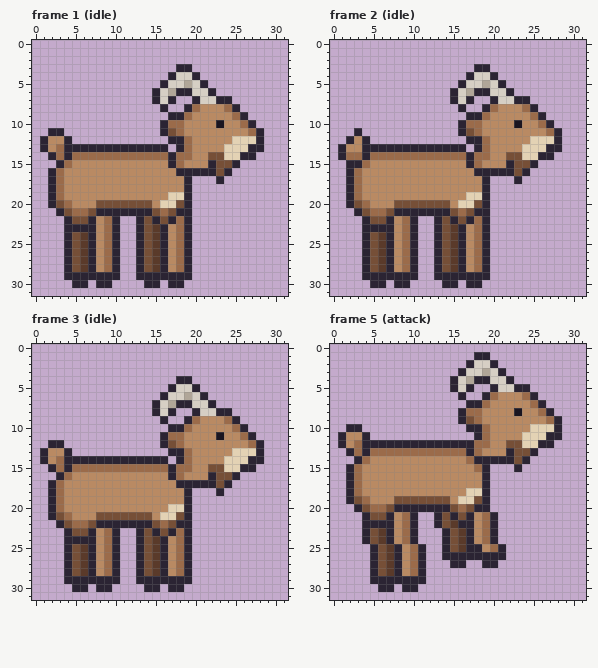
Edited in one commit: pixel-art file (Assets/Sprites/Animals/goat.aseprite). That is the earlier state.
32x32 pixels, 11 frames. Shown: frame 1 (idle), frame 2 (idle), frame 3 (idle), frame 5 (attack). The old version is drawn lined up with the new one. The commit also changed other frames, which this record leaves out.
The result:
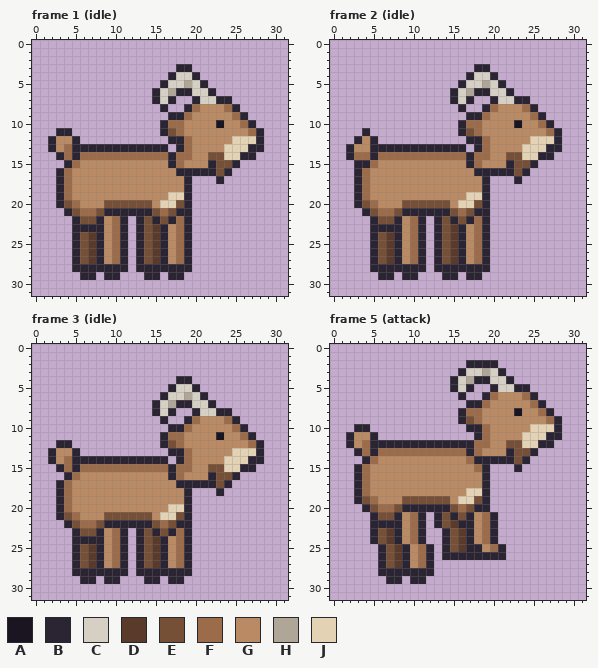
Palette (. is transparent): A #1a1520  B #2b2433  C #d6cfc4  D #5a3a2a  E #764f37  F #9b6b4a  G #b98a63  H #b0a698  J #e3d2b4
What changed:
whole drawing moved by -2,+1 (the old picture is shown already moved)
--- frame 1 (idle)
@@ x 0..21 @@
 10 ................BFFGGG
-11 ..BB............BEFGGG
-12 .BGGB............BBFGG
-13 .BGFBBBBBBBBBBBBB.BFGG
-14 ..BFBFFFFFFFFFFFFBFFGG
-15 ...BFGGGGGGGGGGGGBFGGG
-16 ..BFGGGGGGGGGGGGGGBBBB
-17 ..BFGGGGGGGGGGGGGGGB..
-18 ..BFGGGGGGGGGGGGGGGB..
-19 ..BFGGGGGGGGGGGGGJJB..
-20 ..BEFGGGEEEEEEEGJJEB..
-21 ...BEFFEBBBBBBBEFEBB..
-22 ....BEEBGFB..BEBEBFB..
-23 ....BBBBGFB..BEDBGFB..
-24 ....BEDBGFB..BEDBGFB..
-25 ....BEDBGFB..BEDBGFB..
-26 ....BEDBGFB..BEDBGFB..
-27 ....BEDBGFB..BEDBGFB..
-28 ....BEDBGFB..BEDBGFB..
-29 ....BBBBBBB..BBBBBBB..
-30 .....BB.BB....BB.BB...
+11 ...BB...........BEFGGG
+12 ..BGGB...........BBFGG
+13 ..BGFBBBBBBBBBBBB.BFGG
+14 ...BFBFFFFFFFFFFFBFFGG
+15 ....BFGGGGGGGGGGGBFGGG
+16 ...BFGGGGGGGGGGGGGBBBB
+17 ...BFGGGGGGGGGGGGGGB..
+18 ...BFGGGGGGGGGGGGGGB..
+19 ...BFGGGGGGGGGGGGJJB..
+20 ...BEFGGGEEEEEEGJJEB..
+21 ....BEFFEBBBBBBEFEBB..
+22 .....BEEBGFB.BEBEBFB..
+23 .....BBBBGFB.BEDBGFB..
+24 .....BEDBGFB.BEDBGFB..
+25 .....BEDBGFB.BEDBGFB..
+26 .....BEDBGFB.BEDBGFB..
+27 .....BEDBGFB.BEDBGFB..
+28 .....BBBBBBB.BBBBBBB..
+29 ......BB.BB...BB.BB...
+30 ......................
 31 ......................
--- frame 2 (idle)
@@ x 0..21 @@
 10 ................BFFGGG
-11 ...B............BEFGGG
-12 ..BGB............BBFGG
-13 .BGGBBBBBBBBBBBBB.BFGG
-14 .BFFBFFFFFFFFFFFFBFFGG
-15 ..BBFGGGGGGGGGGGGBFGGG
-16 ..BFGGGGGGGGGGGGGGBBBB
-17 ..BFGGGGGGGGGGGGGGGB..
-18 ..BFGGGGGGGGGGGGGGGB..
-19 ..BFGGGGGGGGGGGGGJJB..
-20 ..BEFGGGEEEEEEEGJJEB..
-21 ...BEFFEBBBBBBBEFEBB..
-22 ....BEEBGFB..BEBEBFB..
-23 ....BBBBGFB..BEDBGFB..
-24 ....BEDBGFB..BEDBGFB..
-25 ....BEDBGFB..BEDBGFB..
-26 ....BEDBGFB..BEDBGFB..
-27 ....BEDBGFB..BEDBGFB..
-28 ....BEDBGFB..BEDBGFB..
-29 ....BBBBBBB..BBBBBBB..
-30 .....BB.BB....BB.BB...
+11 ....B...........BEFGGG
+12 ...BGB...........BBFGG
+13 ..BGGBBBBBBBBBBBB.BFGG
+14 ..BFFBFFFFFFFFFFFBFFGG
+15 ...BBFGGGGGGGGGGGBFGGG
+16 ...BFGGGGGGGGGGGGGBBBB
+17 ...BFGGGGGGGGGGGGGGB..
+18 ...BFGGGGGGGGGGGGGGB..
+19 ...BFGGGGGGGGGGGGJJB..
+20 ...BEFGGGEEEEEEGJJEB..
+21 ....BEFFEBBBBBBEFEBB..
+22 .....BEEBGFB.BEBEBFB..
+23 .....BBBBGFB.BEDBGFB..
+24 .....BEDBGFB.BEDBGFB..
+25 .....BEDBGFB.BEDBGFB..
+26 .....BEDBGFB.BEDBGFB..
+27 .....BEDBGFB.BEDBGFB..
+28 .....BBBBBBB.BBBBBBB..
+29 ......BB.BB...BB.BB...
+30 ......................
 31 ......................
--- frame 3 (idle)
@@ x 0..21 @@
 11 ................BFFGGG
-12 ..BB............BEFGGG
-13 .BGGB............BBFGG
-14 .BGFBBBBBBBBBBBBB.BFGG
-15 ..BFBFFFFFFFFFFFFBFFGG
-16 ...BFGGGGGGGGGGGGBFGGG
-17 ..BFGGGGGGGGGGGGGGBBBB
-18 ..BFGGGGGGGGGGGGGGGB..
-19 ..BFGGGGGGGGGGGGGGGB..
-20 ..BFGGGGGGGGGGGGGJJB..
-21 ..BEFGGGEEEEEEEGJJEB..
-22 ...BEFFEBBBBBBBEFEBB..
-23 ....BEEBGFB..BEBEBFB..
-24 ....BBBBGFB..BEDBGFB..
-25 ....BEDBGFB..BEDBGFB..
-26 ....BEDBGFB..BEDBGFB..
-27 ....BEDBGFB..BEDBGFB..
-28 ....BEDBGFB..BEDBGFB..
-29 ....BBBBBBB..BBBBBBB..
-30 .....BB.BB....BB.BB...
+12 ...BB...........BEFGGG
+13 ..BGGB...........BBFGG
+14 ..BGFBBBBBBBBBBBB.BFGG
+15 ...BFBFFFFFFFFFFFBFFGG
+16 ....BFGGGGGGGGGGGBFGGG
+17 ...BFGGGGGGGGGGGGGBBBB
+18 ...BFGGGGGGGGGGGGGGB..
+19 ...BFGGGGGGGGGGGGGGB..
+20 ...BFGGGGGGGGGGGGJJB..
+21 ...BEFGGGEEEEEEGJJEB..
+22 ....BEFFEBBBBBBEFEBB..
+23 .....BEEBGFB.BEBEBFB..
+24 .....BBBBGFB.BEDBGFB..
+25 .....BEDBGFB.BEDBGFB..
+26 .....BEDBGFB.BEDBGFB..
+27 .....BEDBGFB.BEDBGFB..
+28 .....BBBBBBB.BBBBBBB..
+29 ......BB.BB...BB.BB...
+30 ......................
 31 ......................
--- frame 5 (attack)
@@ x 16..21 @@
  0 ......
- 1 ..BB..
- 2 .BCCB.
+ 1 ......
+ 2 .BBBB.
  3 BCCHCB
@@ x 0..31 @@
  9 ................BEFGGGGGGGGFB...
-10 ..BB.............BBFGGGGGJJJB...
-11 .BGGB.............BFGGGGJJJBB...
-12 .BGFBBBBBBBBBBBBBBFFGGEEJJBB....
-13 ..BFBFFFFFFFFFFFFBFGGGBEEB......
-14 ...BFGGGGGGGGGGGGFBBBBBEB.......
-15 ..BFGGGGGGGGGGGGGGFB...B........
-16 ..BFGGGGGGGGGGGGGGGB............
-17 ..BFGGGGGGGGGGGGGGGB............
-18 ..BFGGGGGGGGGGGGGJJB............
-19 ..BEFGGGEEEEEEEGJJEB............
-20 ...BEFFEBBBBBBBEFEBB............
-21 ....BEEBGFB..BEBEBGFB...........
-22 ....BBBBGFB..BEDBBGFB...........
-23 ....BEDBGFB...BEDBGFB...........
-24 ....BEDBGFB...BEDBGFB...........
-25 .....BEDBGFB..BEDBBGFB..........
-26 .....BEDBGFB..BBBBBBBB..........
-27 .....BEDBGFB...BB..BB...........
-28 .....BEDBGFB....................
-29 .....BBBBBBB....................
-30 ......BB.BB.....................
+10 ...BB............BBFGGGGGJJJB...
+11 ..BGGB............BFGGGGJJJBB...
+12 ..BGFBBBBBBBBBBBBBFFGGEEJJBB....
+13 ...BFBFFFFFFFFFFFBFGGGBEEB......
+14 ....BFGGGGGGGGGGGFBBBBBEB.......
+15 ...BFGGGGGGGGGGGGGFB...B........
+16 ...BFGGGGGGGGGGGGGGB............
+17 ...BFGGGGGGGGGGGGGGB............
+18 ...BFGGGGGGGGGGGGJJB............
+19 ...BEFGGGEEEEEEGJJEB............
+20 ....BEFFEBBBBBBEFEBB............
+21 .....BEEBGFB.BEBEBGFB...........
+22 .....BBBBGFB.BEDBBGFB...........
+23 .....BEDBGFB..BEDBGFB...........
+24 .....BEDBGFB..BEDBGFB...........
+25 ......BEDBGFB.BEDBBGFB..........
+26 ......BEDBGFB.BBBBBBBB..........
+27 ......BEDBGFB...................
+28 ......BBBBBBB...................
+29 .......BB.BB....................
+30 ................................
 31 ................................
